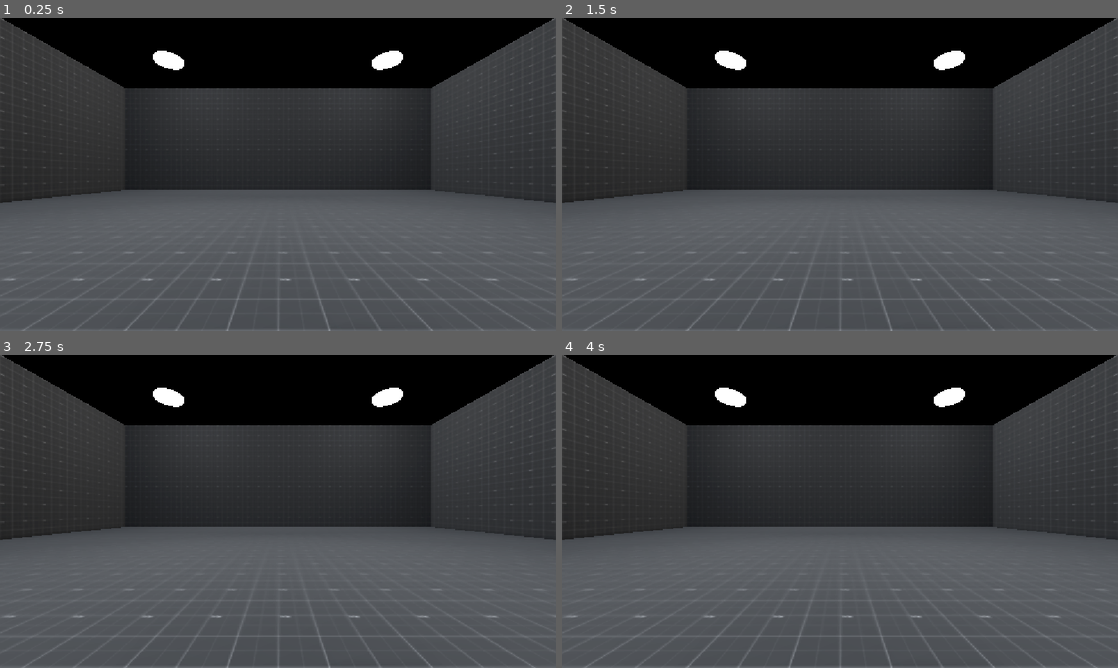
Above: before the commit, frames 1-4 (two rows, left to right).
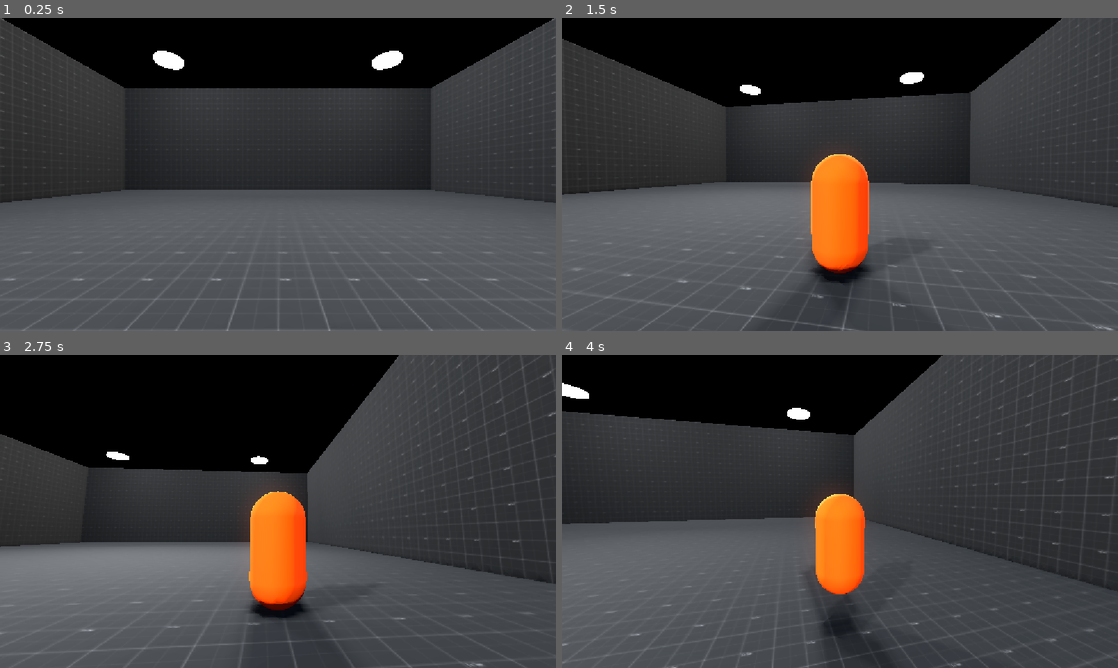
Above: after the commit, the same moments.

Repository: sylvainlap/slappy-sandbox
Game: Godot game, scene res://levels/sandbox.tscn
The game is run twice, just before and just after one commit, with the same random seed, the same clock (stepped at 60 frames per second) and the same inputs.
Inputs (mouse positions are in pixels of both pictures, inside the frame that each line leads up to):
- Up to frame 1 (0.25 s): no input
- Up to frame 2 (1.5 s): tap Enter at 0.5 s; move the mouse to (962, 158) at 0.52 s; press the mouse at (962, 158) at 0.53 s; hold D (move_right) 0.53-1.28 s; tap Space (jump) at 0.77 s; move the mouse to (728, 190) at 1.27 s; release the mouse at (728, 190) at 1.28 s; hold S (move_back) from 1.28 s (still down); tap V (toggle_view) at 1.35 s
- Up to frame 3 (2.75 s): tap Space (jump) at 1.52 s; move the mouse to (333, 442) at 2.02 s; release S (move_back) at 2.03 s; hold D (move_right) from 2.03 s (still down); hold Mouse wheel up (zoom_in) from 2.03 s (still down)
- Up to frame 4 (4 s): move the mouse to (812, 574) at 2.77 s; release D (move_right) at 2.78 s; release Mouse wheel up (zoom_in) at 2.78 s; hold W (move_forward) 2.78-3.53 s; tap Mouse wheel down (zoom_out) at 2.85 s; tap Space (jump) at 3.02, 3.77 s; move the mouse to (1006, 558) at 3.52 s; press the mouse at (1006, 558) at 3.53 s; hold A (move_left) from 3.53 s (still down)

The runs differ from the first frame. In frame 2, 13% of the frame differs, in the area x 0-100%, y 0-100%; in frame 3, 33%; in frame 4, 25%.
Error before the commit: Parse Error: Could not find type "FirstPersonCamera" in the current scope. (res://characters/player/player.gd:65)

Commit message:
fix(spring): fix spring arm

Diff:
--- a/characters/player/player.gd
+++ b/characters/player/player.gd
@@ -51,8 +51,6 @@
 # Control the target length of the third person camera arm.
 var zoom: float = min_zoom:
 	set(value):
-		print(zoom)
-		print(value)
 		zoom = clamp(value, min_zoom, max_zoom)
 		if value < min_zoom:
 			# When the player zooms all the way in swap to first person.
@@ -62,7 +60,7 @@
 			view = View.THIRD_PERSON
 
 @onready var camera_target: Node3D = $CameraTarget
-@onready var camera: FirstPersonCamera = $SmoothCamera
+@onready var camera: SmoothCamera = $SmoothCamera
 @onready var spring_arm_3d: SpringArm3D = %SpringArm3D
 @onready var third_person_camera: Camera3D = %ThirdPersonCamera
 
--- a/characters/player/player.tscn
+++ b/characters/player/player.tscn
@@ -13,8 +13,6 @@
 [sub_resource type="CapsuleShape3D" id="CapsuleShape3D_jfg3o"]
 radius = 0.45
 height = 1.85
-
-[sub_resource type="SeparationRayShape3D" id="SeparationRayShape3D_jfg3o"]
 
 [node name="Player" type="CharacterBody3D" unique_id=2089337983]
 script = ExtResource("1_508ok")
@@ -40,8 +38,6 @@
 
 [node name="SpringArm3D" type="SpringArm3D" parent="SmoothCamera" unique_id=16737038]
 unique_name_in_owner = true
-shape = SubResource("SeparationRayShape3D_jfg3o")
-spring_length = 4.0
 
 [node name="ThirdPersonCamera" type="Camera3D" parent="SmoothCamera/SpringArm3D" unique_id=98441394]
 unique_name_in_owner = true
